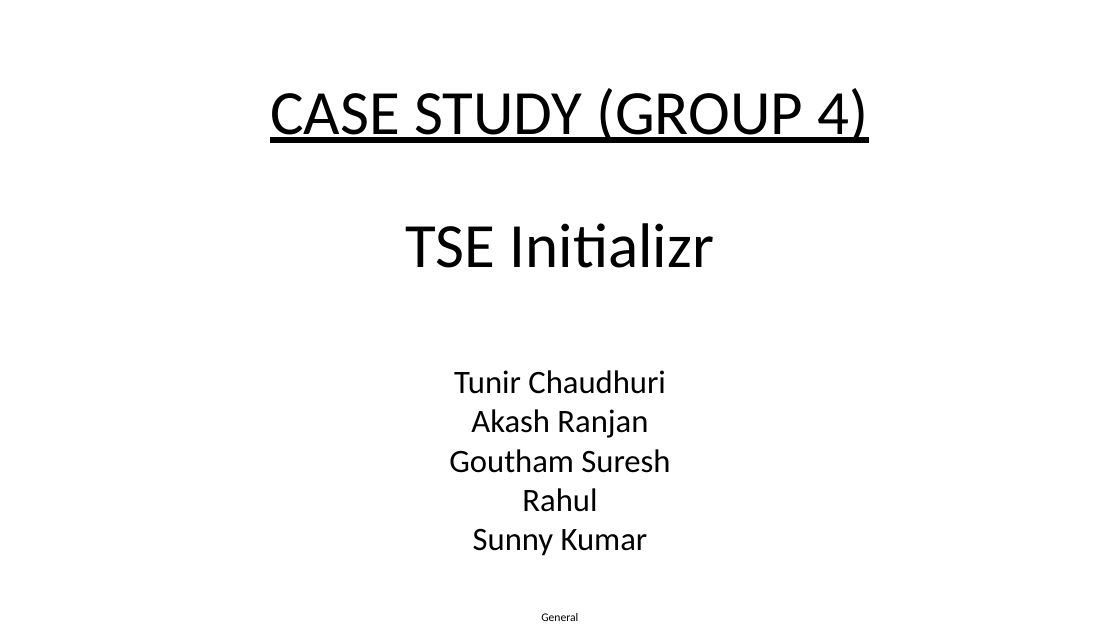
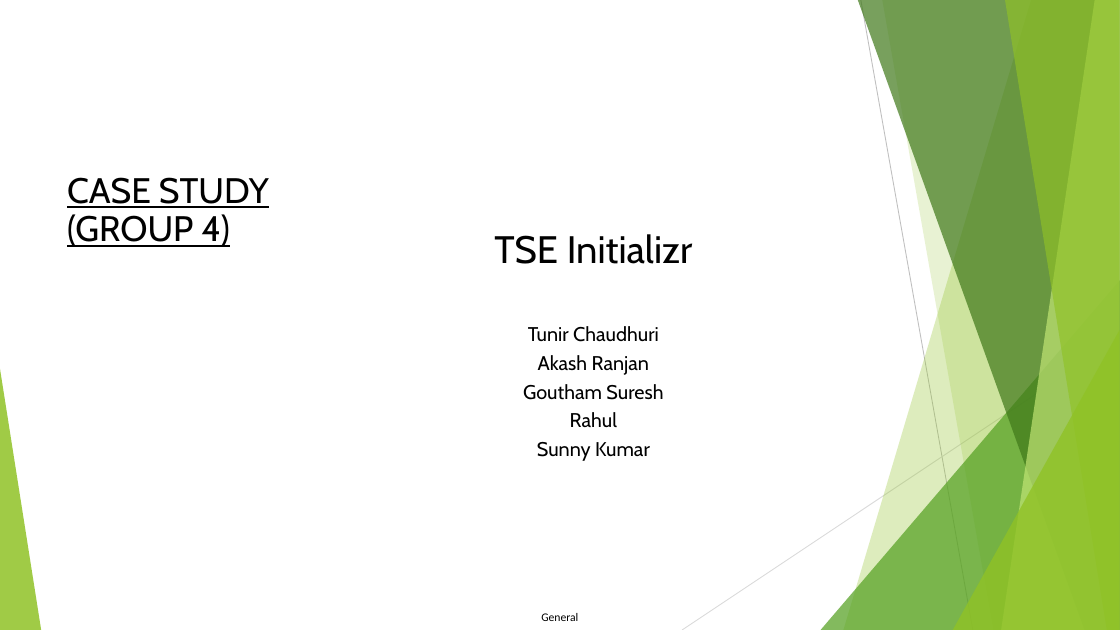
Before and after one commit to Tunir10Chaudhuri/Case_Study_Group_4, a slide deck: slide 1 of Progress.pptx. Drawn at 1120x630 pixels with LibreOffice and Linux fonts; fonts in the diff are those of the drawing. Boxes give left, top, right and bottom in pixels: in the first picture for what was removed or moved away, otherwise in the second. Text is boxed around its words. In the diff, an @@ line names an element or a change of style, - is before the commit and + after.

```diff
--- a/Progress.pptx
+++ b/Progress.pptx
@@ text "CASE STUDY (GROUP 4)": place and size @@
-text "CASE STUDY (GROUP 4)" at <box>270,88,868,143</box>
+text "CASE STUDY (GROUP 4)" at <box>67,177,269,247</box>
@@ text "CASE STUDY (GROUP 4)" at <box>67,177,269,247</box>: size 54 to 30.4 pt, font Calibri to Cabin; alignment centre to left; line spacing 1 to 0.9; more space between paragraphs; vertical alignment top to middle @@
@@ text "TSE Initializr": place and size @@
-text "TSE Initializr" at <box>406,223,714,268</box>
+text "TSE Initializr" at <box>494,234,693,264</box>
@@ text "TSE Initializr" at <box>494,234,693,264</box>: size 54 to 32.8 pt, font Calibri to Cabin; more space between paragraphs @@
@@ text "Tunir Chaudhuri": place and size @@
-text "Tunir Chaudhuri" at <box>449,370,670,556</box>
+text "Tunir Chaudhuri" at <box>523,326,663,461</box>
@@ text "Tunir Chaudhuri" at <box>523,326,663,461</box>: size 28 to 17 pt, font Calibri to Cabin; more space between paragraphs @@
@@ group added at <box>0,0,1120,630</box>: 5 freeform shapes, 3 triangles, 2 lines @@
```
Also in this commit, not shown: 5 other slides changed, 1 slide added, 1 slide removed.
